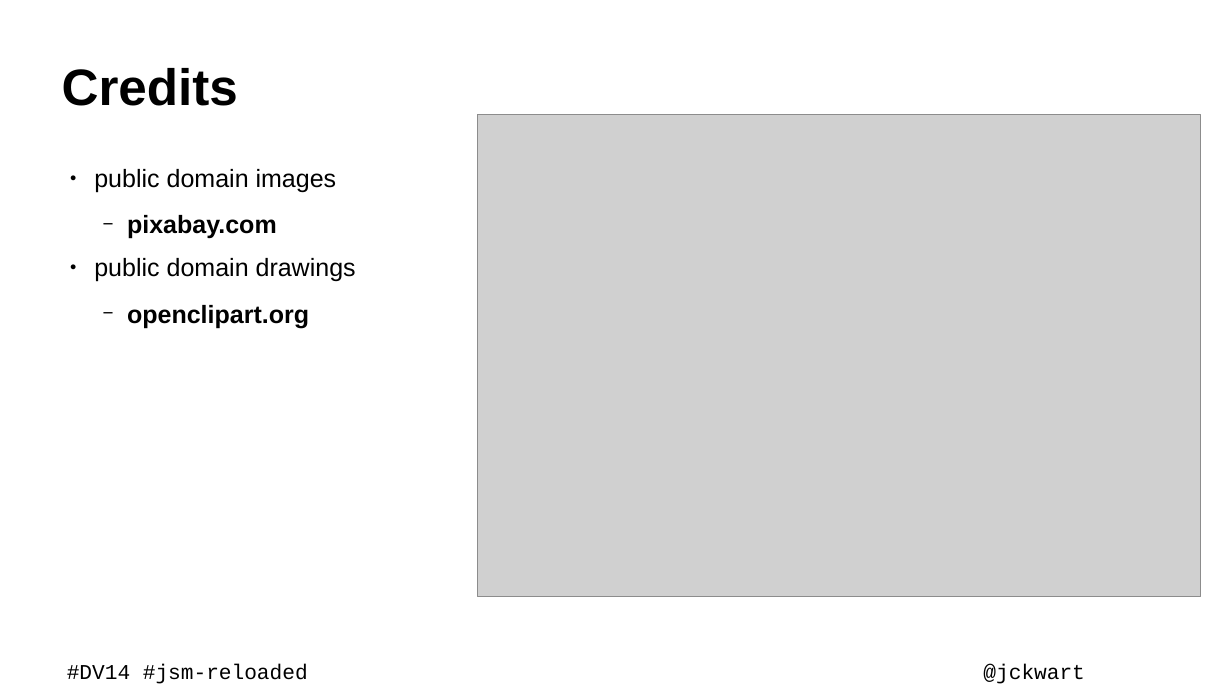
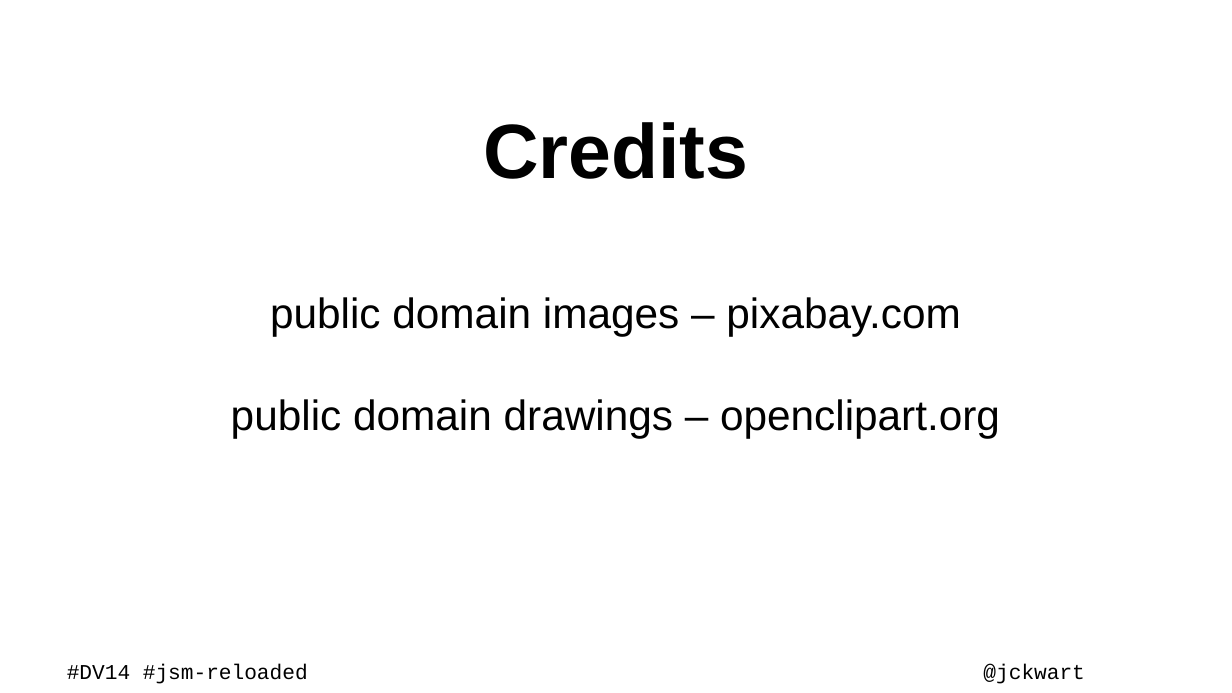
Before and after one commit to kwart/presentations, a slide deck: slide 42 of sec-man-reloaded.odp. Drawn at 1232x693 pixels with LibreOffice and Linux fonts; fonts in the diff are those of the drawing; grey boxes stand for pictures; background and template pictures are left out. Boxes give left, top, right and bottom in pixels: in the first picture for what was removed or moved away, otherwise in the second. Text is boxed around its words. In the diff, an @@ line names an element or a change of style, - is before the commit and + after.

```diff
--- a/sec-man-reloaded.odp
+++ b/sec-man-reloaded.odp
@@ subtitle "Credits" at bbox=[231, 122, 1000, 438]: vertical alignment top to middle @@
@@ title removed at bbox=[62, 68, 238, 106] @@
-Credits
@@ picture removed at bbox=[477, 114, 1201, 597] @@
@@ subtitle at bbox=[231, 122, 1000, 438]: text changed; size 26 to 44 pt @@
-● public domain images
-  − pixabay.com
-● public domain drawings
-  − openclipart.org
+Credits
+public domain images – pixabay.com
+public domain drawings – openclipart.org
```
Also in this commit, not shown: 6 other slides changed.
